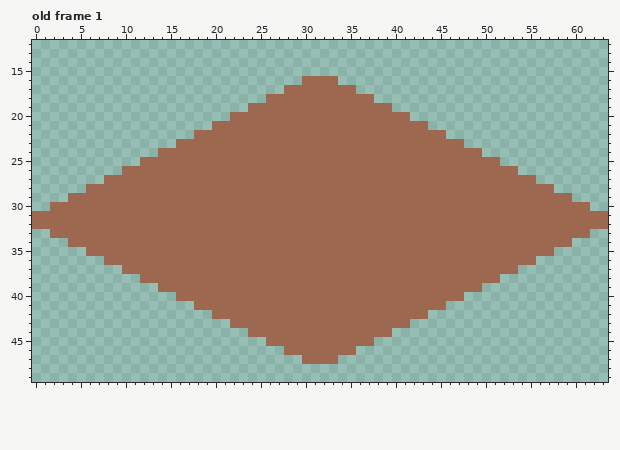
Pixel-art file -- dot/farm.aseprite. The picture above was drawn from the file before the commit.
64x64 pixels, 4 frames. Colours within 5 levels of each other are drawn and written as one. Shown: old frame 1: x 0..63, y 12..49. The commit also changed other frames, which this record leaves out.
Once edited:
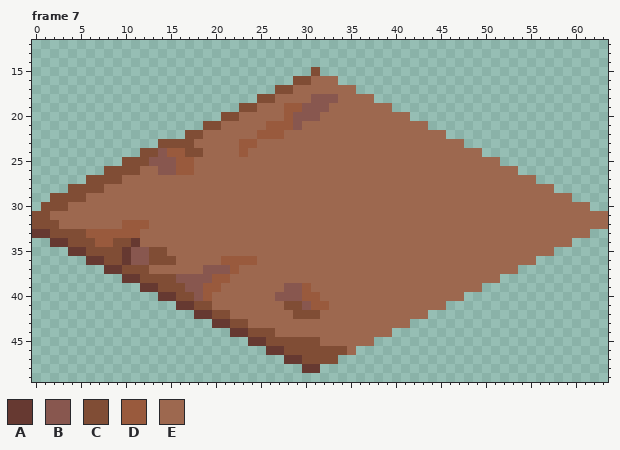
Palette (. is transparent): A #663931  B #88574f  C #804d35  D #995a3d  E #9d684f
A new or re-ordered frame is compared with the old frame closest to it.
From old to new:
{"change": "frames 4 -> 22"}
{"where": "frame 7 is new; against old frame 1, layers \"Group 1/Layer 5\", \"Group 1/Layer 4\""}
{"frame":7,"y":15,"x":31,"old":".","new":"C"}
{"frame":7,"y":16,"x":29,"old":".E","new":"CC"}
{"frame":7,"y":17,"x":27,"old":".E","new":"CC"}
{"frame":7,"y":18,"x":25,"old":".E","new":"CC"}
{"frame":7,"y":18,"x":31,"old":"EEE","new":"BBB"}
{"frame":7,"y":19,"x":23,"old":".E","new":"CC"}
{"frame":7,"y":19,"x":28,"old":"EEEEE","new":"DDBBB"}
{"frame":7,"y":20,"x":21,"old":".E","new":"CC"}
{"frame":7,"y":20,"x":28,"old":"EEEE","new":"DBBB"}
{"frame":7,"y":21,"x":19,"old":".E","new":"CC"}
{"frame":7,"y":21,"x":26,"old":"EEEE","new":"DDDB"}
{"frame":7,"y":22,"x":17,"old":".E","new":"CC"}
{"frame":7,"y":22,"x":25,"old":"EEE","new":"DDD"}
{"frame":7,"y":23,"x":14,"old":"..EE","new":"CCCC"}
{"frame":7,"y":23,"x":23,"old":"EE","new":"DD"}
{"frame":7,"y":24,"x":12,"old":"..EEEEE","new":"CCBDDCC"}
{"frame":7,"y":24,"x":23,"old":"E","new":"D"}
{"frame":7,"y":25,"x":10,"old":"..EEEEEE","new":"CCCBBBDD"}
{"frame":7,"y":26,"x":8,"old":"..EE","new":"CCCC"}
{"frame":7,"y":26,"x":14,"old":"EEEE","new":"BBDD"}
{"frame":7,"y":27,"x":6,"old":"..EE","new":"CCCC"}
{"frame":7,"y":28,"x":4,"old":"..EE","new":"CCCC"}
{"frame":7,"y":29,"x":2,"old":"..EE","new":"CCCC"}
{"frame":7,"y":30,"x":1,"old":".EE","new":"CCC"}
{"frame":7,"y":31,"x":0,"old":"EE","new":"CC"}
{"frame":7,"y":32,"x":0,"old":"EEE","new":"CCC"}
{"frame":7,"y":32,"x":10,"old":"EEE","new":"DDD"}
{"frame":7,"y":33,"x":0,"old":"..EEEEEEEEEE","new":"AACCCCDDDDDD"}
{"frame":7,"y":34,"x":2,"old":"..EEEEEEEE","new":"AACCCDDCCA"}
{"frame":7,"y":35,"x":4,"old":"..EEEEEEEEE","new":"AACCCCABBCC"}
{"frame":7,"y":36,"x":6,"old":"..EEEEEEEE","new":"AACCABBCCC"}
{"frame":7,"y":36,"x":21,"old":"EEEE","new":"DDDD"}
{"frame":7,"y":37,"x":8,"old":"..EEE","new":"AACCC"}
{"frame":7,"y":37,"x":19,"old":"EEEE","new":"BBBD"}
{"frame":7,"y":38,"x":10,"old":"..EEEEEEEEEE","new":"AACCCCBBBBDD"}
{"frame":7,"y":39,"x":12,"old":"..EEEEEEE","new":"AACCCBBDD"}
{"frame":7,"y":39,"x":28,"old":"EEE","new":"BBD"}
{"frame":7,"y":40,"x":14,"old":"..EEEE","new":"AACCBD"}
{"frame":7,"y":40,"x":27,"old":"EEEEE","new":"BBBDD"}
{"frame":7,"y":41,"x":16,"old":"..EE","new":"AACC"}
{"frame":7,"y":41,"x":28,"old":"EEEEE","new":"CCBDD"}
{"frame":7,"y":42,"x":18,"old":"..EE","new":"AACC"}
{"frame":7,"y":42,"x":29,"old":"EEE","new":"CCC"}
{"frame":7,"y":43,"x":20,"old":"..EE","new":"AACC"}
{"frame":7,"y":44,"x":22,"old":"..EEE","new":"AACCC"}
{"frame":7,"y":45,"x":24,"old":"..EEEEEE","new":"AACCCCCC"}
{"frame":7,"y":46,"x":26,"old":"..EEEEEEE","new":"AACCCCCCC"}
{"frame":7,"y":47,"x":28,"old":"..EEEE","new":"AACCCC"}
{"frame":7,"y":48,"x":30,"old":"..","new":"AA"}
{"label":"changed","picture_box":[32,67,347,373]}
